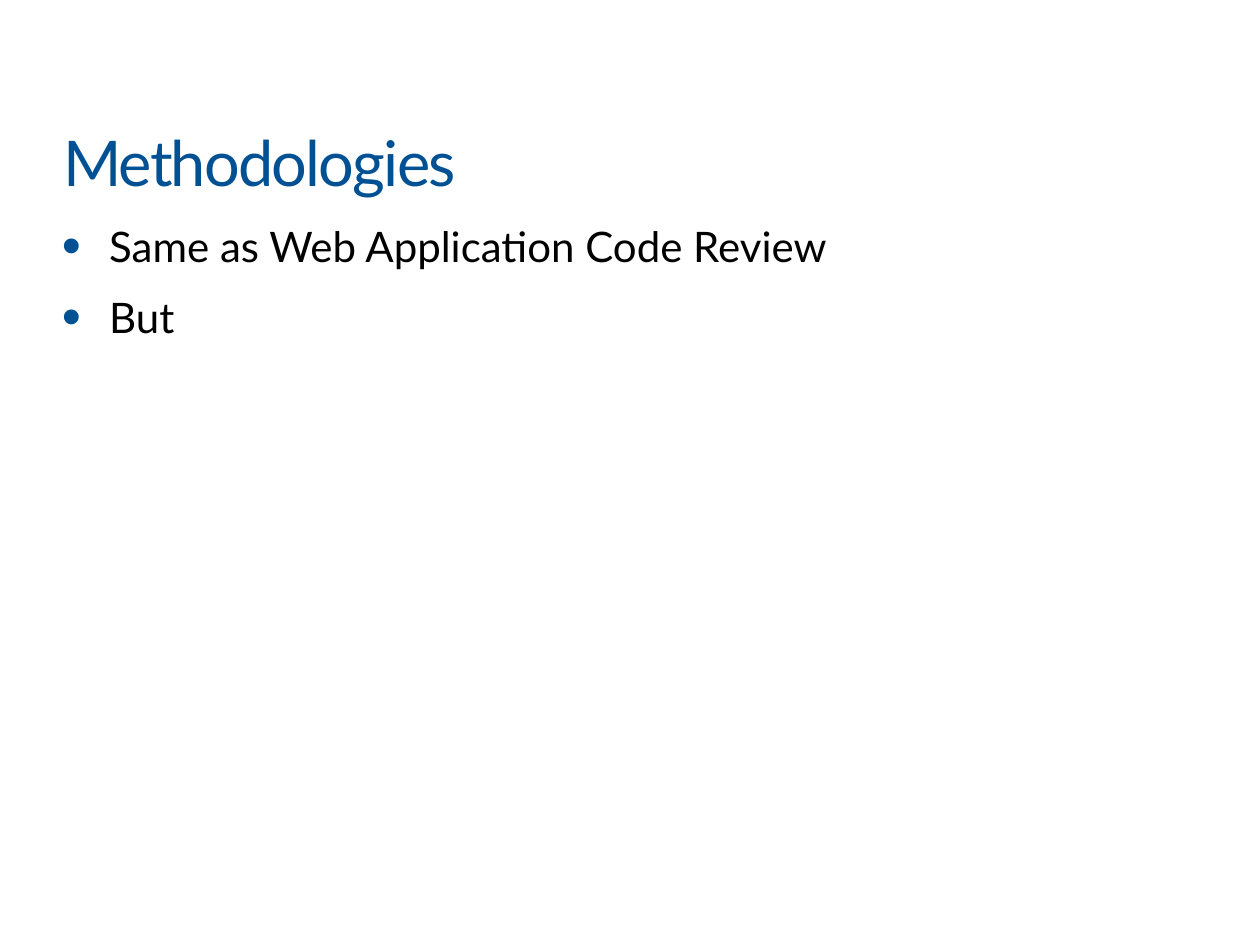
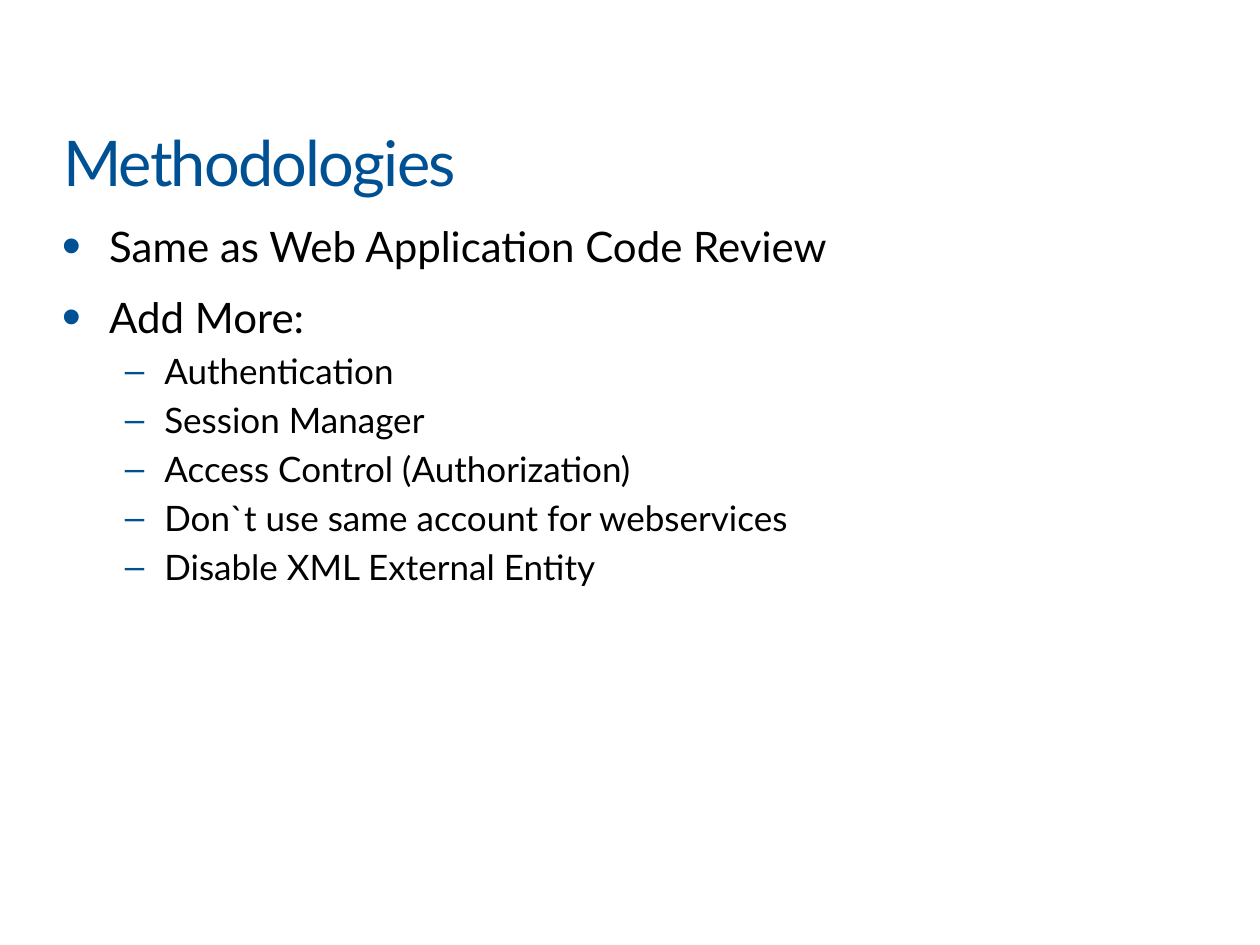
Before and after one commit to khanhnnvn/Mine, a slide deck: slide 40 of xmind/VIB_Part5.pptx. Drawn at 1260x945 pixels with LibreOffice and Linux fonts; fonts in the diff are those of the drawing; background and template pictures are left out. Boxes give left, top, right and bottom in pixels: in the first picture for what was removed or moved away, otherwise in the second. Text is boxed around its words. In the diff, an @@ line names an element or a change of style, - is before the commit and + after.

```diff
--- a/xmind/VIB_Part5.pptx
+++ b/xmind/VIB_Part5.pptx
@@ text at [109, 302, 787, 586]: text changed; size 24 to 20 pt @@
-• But
+• Add More:
+  – Authentication
+  – Session Manager
+  – Access Control (Authorization)
+  – Don`t use same account for webservices
+  – Disable XML External Entity
```
Also in this commit, not shown: 1 other slide changed, 7 slides added, 7 other files.
